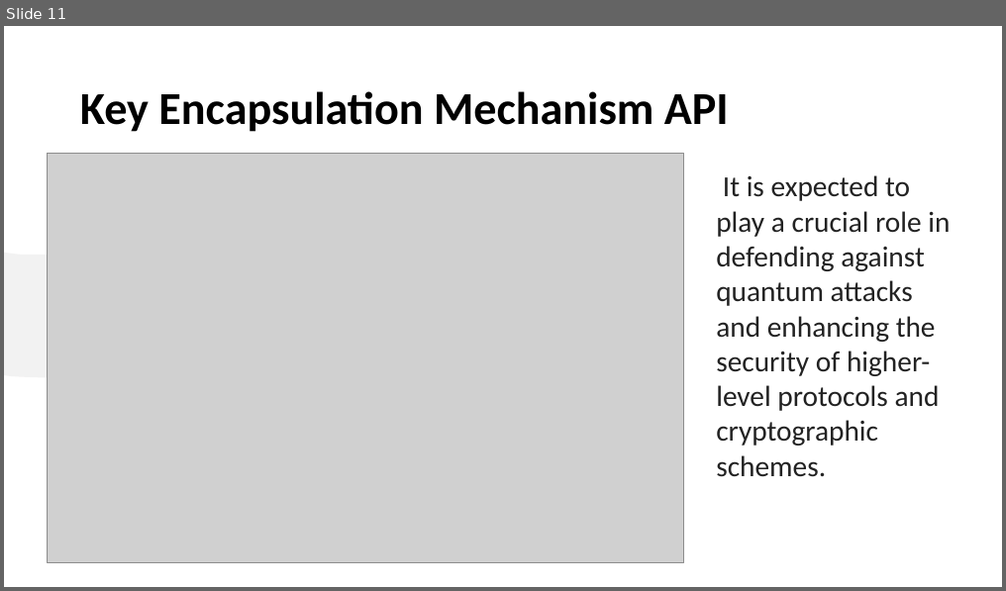
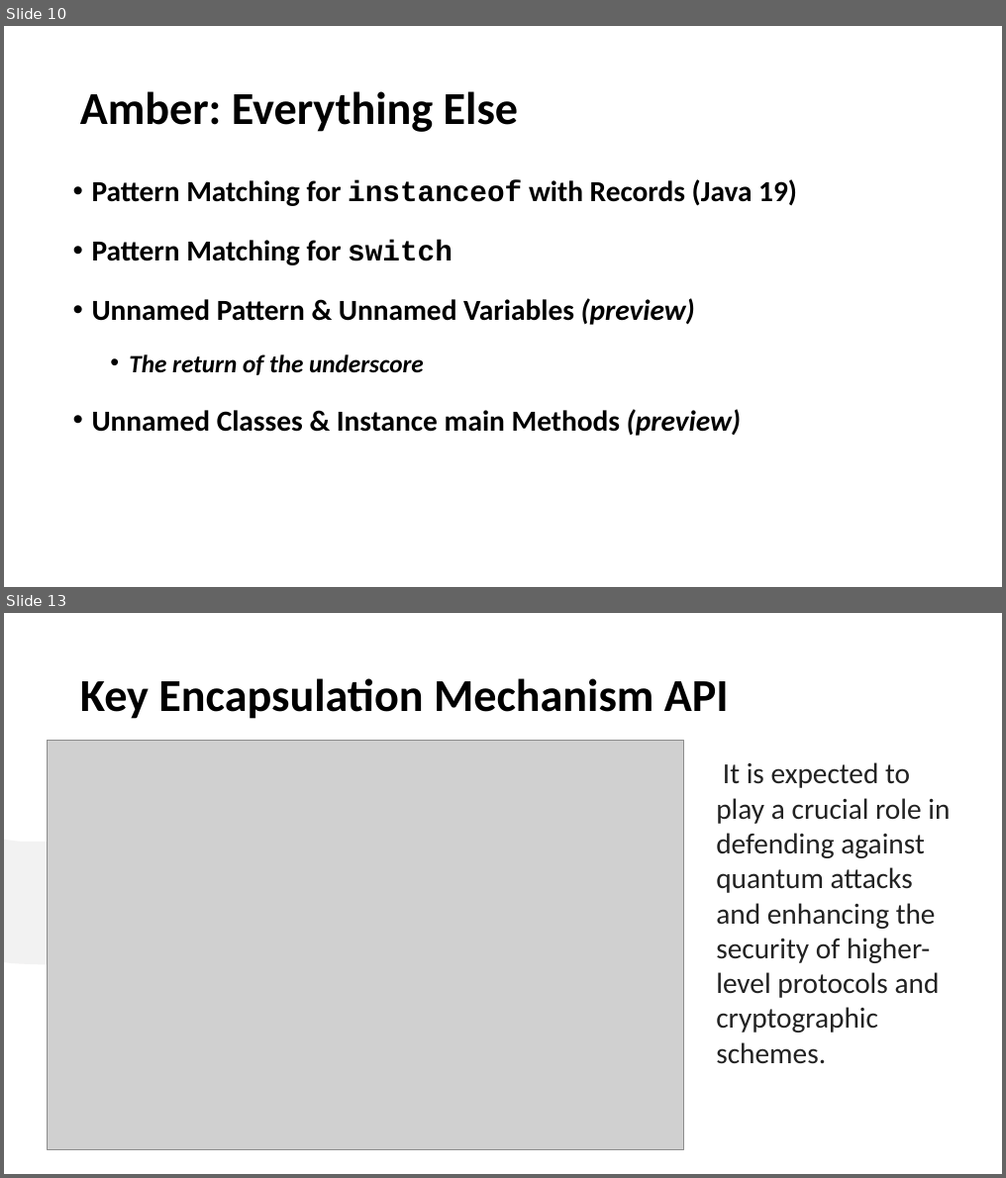
Before and after one commit to iuliana/jdk21-parent-project, a slide deck: Java21-Presentation.pptx. Shown one above the other, each under a label of ours: slide 11 before the commit, slides 10 and 13 after it; the slides between them are not shown. The pictures are 1006x591 and 1006x1178 pixels, drawn with LibreOffice and Linux fonts; fonts in the diff are those of the drawing; grey boxes stand for pictures. Boxes give left, top, right and bottom in pixels: in the first picture for what was removed or moved away, otherwise in the second. Text is boxed around its words. In the diff, an @@ line names an element or a change of style, - is before the commit and + after.

```diff
--- a/Java21-Presentation.pptx
+++ b/Java21-Presentation.pptx
@@ slide 10 added at bbox=[4, 26, 1002, 587], background #FFFFFF @@
@@ title added at bbox=[80, 91, 518, 132], 44 pt, text #000000, bold @@
+Amber: Everything Else
@@ text added at bbox=[92, 179, 797, 436], 28 pt, text #000000, bold @@
+• Pattern Matching for instanceof with Records (Java 19)
+• Pattern Matching for switch
+• Unnamed Pattern & Unnamed Variables (preview)
+  • The return of the underscore
+• Unnamed Classes & Instance main Methods (preview)
@@ what was slide 11 is now slide 13 @@
```
Also in this commit, not shown: 3 slides changed, 1 other slide added, 7 other files.
